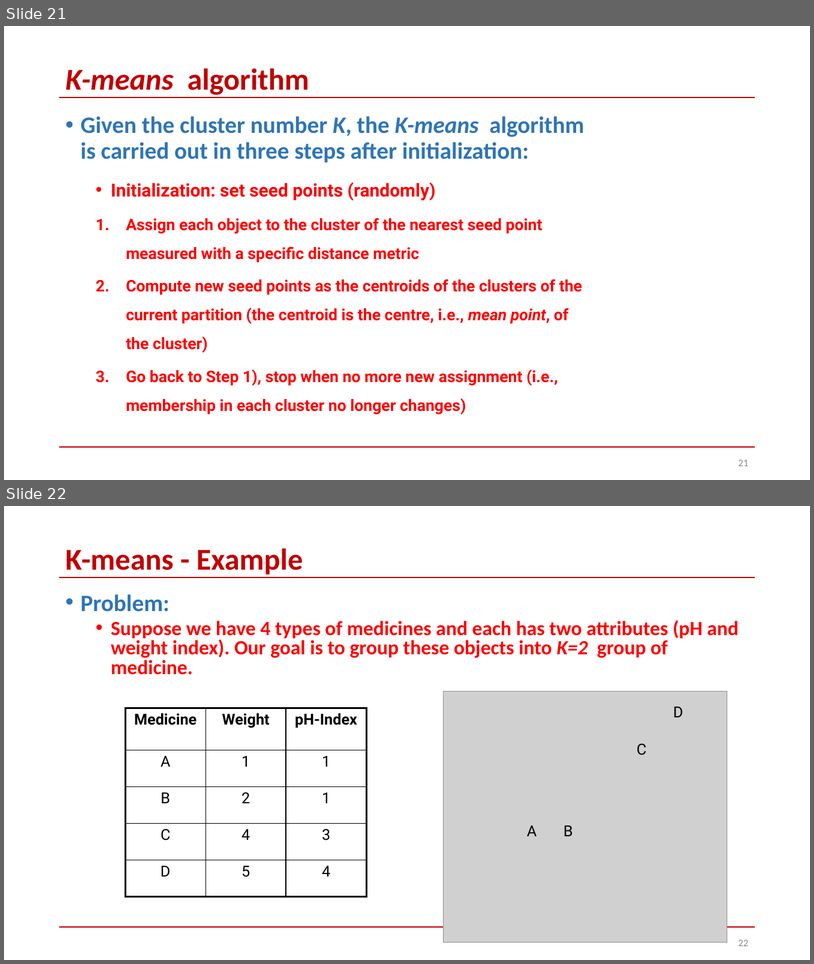
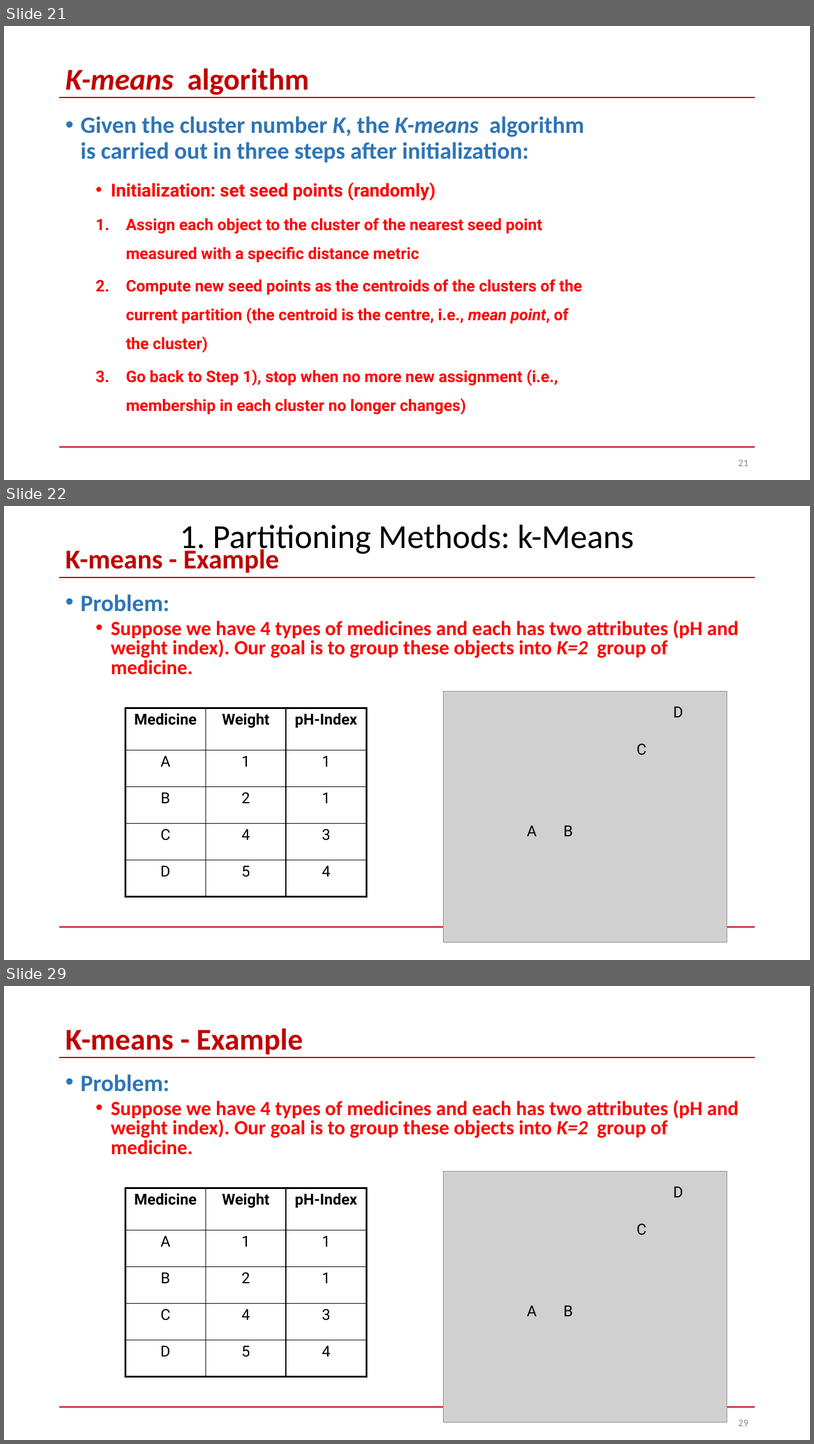
Before and after one commit to skysumitkumar/Du_Mca, a slide deck: 3rd_semester/Data_Science_with_python/PPT/Unit_4/Clustering-Part1.pptx. Shown one above the other, each under a label of ours: slides 21 and 22 before the commit, slides 21, 22 and 29 after it; the slides between them are not shown. The pictures are 814x964 and 814x1444 pixels, drawn with LibreOffice and Linux fonts; fonts in the diff are those of the drawing; grey boxes stand for pictures. Boxes give left, top, right and bottom in pixels: in the first picture for what was removed or moved away, otherwise in the second. Text is boxed around its words. In the diff, an @@ line names an element or a change of style, - is before the commit and + after.

Commit message:
k-means_change

```diff
--- a/3rd_semester/Data_Science_with_python/PPT/Unit_4/Clustering-Part1.pptx
+++ b/3rd_semester/Data_Science_with_python/PPT/Unit_4/Clustering-Part1.pptx
@@ slide 22 added at [4,506,810,960], background #FFFFFF; not listed: 2 template elements that a slide beside it also shows @@
@@ text added at [180,525,634,556], 40 pt, text #000000 @@
+1. Partitioning Methods: k-Means
@@ title added at [65,546,279,573], 32.4 pt, text #C00000, bold @@
+K-means - Example
@@ text added at [81,594,739,675], 24 pt, text #FF0000, bold @@
+• Problem:
+  • Suppose we have 4 types of medicines and each has two attributes (pH and weight index). Our goal is to group these objects into K=2 group of medicine.
@@ table added at [126,708,367,896], 5 rows, 3 columns @@
+Medicine | Weight | pH-Index
+A | 1 | 1
+B | 2 | 1
+C | 4 | 3
+D | 5 | 4
@@ group added at [444,691,728,942]: 4 texts, 1 picture @@
+A
+B
+C
+D
@@ what was slide 22 is now slide 29 @@
@@ page number at [738,1419,749,1426]: text changed @@
-22
+29
```
Also in this commit, not shown: 1 slide changed, 6 other slides added.
